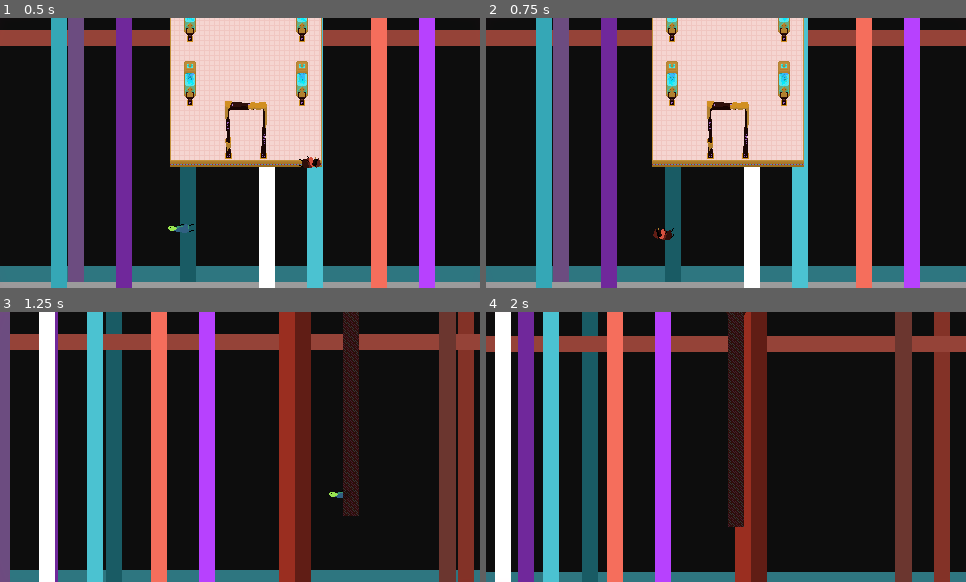
Above: before the commit, frames 1-4 (two rows, left to right).
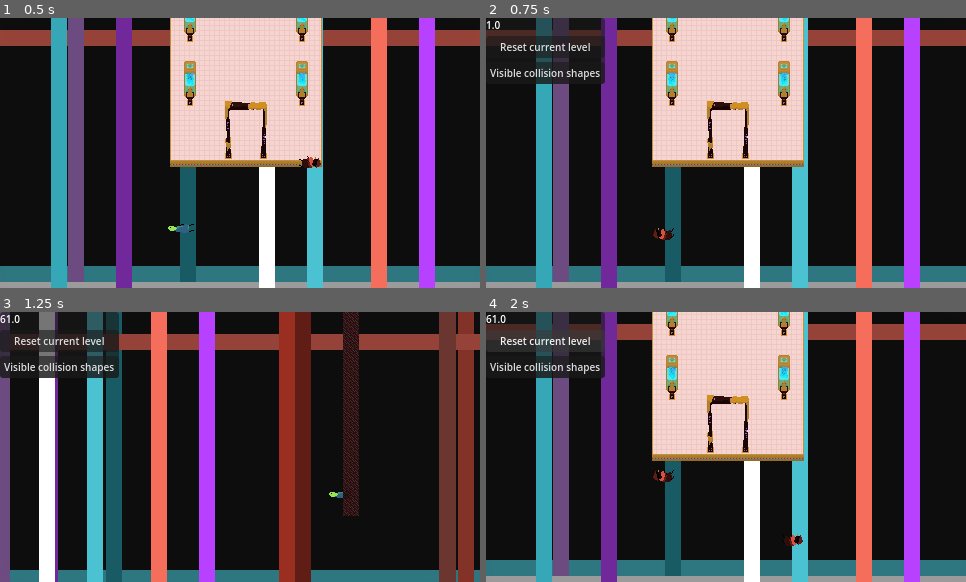
Above: after the commit, the same moments.

Repository: ehj37/Lizard-Mini
Game: Godot game, scene res://scenes/levels/level1.tscn
The game is run twice, just before and just after one commit, with the same random seed, the same clock (stepped at 60 frames per second) and the same inputs. Sound files missing from this copy of the repository are replaced by a short silence.
Inputs (mouse positions are in pixels of both pictures, inside the frame that each line leads up to):
- Up to frame 1 (0.5 s): no input
- Up to frame 2 (0.75 s): move the mouse to (831, 139) at 0.52 s; hold Right (move_right) from 0.53 s (still down); tap B (break, bound only before the commit) at 0.6 s
- Up to frame 3 (1.25 s): keep holding Right (move_right)
- Up to frame 4 (2 s): release Right (move_right) at 1.25 s; click (543, 341) at 1.25 s, where only the run after the commit has a clickable "Reset current level"

Frame 1 is identical in both runs. In frame 2, 3.3% of the frame differs, in the area x 0-25%, y 0-25%; in frame 3, 3.9%; in frame 4, 65%, in the area x 0-100%, y 0-100%.

Commit message:
Add simple debug menu

Diff:
--- a/autoload/debug_stuff.gd
+++ /dev/null
@@ -1,12 +0,0 @@
-extends Node
-
-
-func _ready() -> void:
-	process_mode = Node.PROCESS_MODE_ALWAYS
-
-
-func _process(_delta: float) -> void:
-	if Input.is_action_just_pressed("break"):
-		# GDFormat is terribly unhappy with this.
-		# breakpoint
-		pass
--- a/project.godot
+++ b/project.godot
@@ -29,8 +29,8 @@
 ScreenFader="*res://autoload/screen_fader/screen_fader.tscn"
 LevelManager="*res://autoload/level_manager.gd"
 PauseMenu="*res://ui/pause_menu/pause_menu.tscn"
-DebugStuff="*res://autoload/debug_stuff.gd"
 Overlays="*res://ui/overlays/overlays.tscn"
+DebugMenu="*uid://cifgxsdrxtsg1"
 
 [debug]
 
@@ -103,7 +103,7 @@
 "events": [Object(InputEventKey,"resource_local_to_scene":false,"resource_name":"","device":-1,"window_id":0,"alt_press …(195 unchanged characters)…
 ]
 }
-break={
+debug={
 "deadzone": 0.2,
 "events": [Object(InputEventKey,"resource_local_to_scene":false,"resource_name":"","device":-1,"window_id":0,"alt_press …(191 unchanged characters)…
 ]
--- /dev/null
+++ b/ui/debug_menu/debug_menu.gd
@@ -0,0 +1,40 @@
+extends CanvasLayer
+
+@onready var fps_label: Label = $PanelContainer/VBoxContainer/FpsLabel
+@onready var reset_button: Button = $PanelContainer/VBoxContainer/ResetButton
+@onready var collision_shape_visibility_button: Button
+
+
+func _process(_delta: float) -> void:
+	fps_label.text = str(Engine.get_frames_per_second())
+
+	if Input.is_action_just_pressed("debug"):
+		visible = !visible
+		reset_button.disabled = !visible
+		collision_shape_visibility_button.disabled = !visible
+
+
+func _ready() -> void:
+	# Only reason I'm doing this here is that I'm fighting with GDFormat and
+	# max line lengths.
+	collision_shape_visibility_button = $PanelContainer/VBoxContainer/CollisionShapeVisibilityButton
+
+
+func _on_reset_button_pressed() -> void:
+	get_tree().reload_current_scene()
+
+
+# https://github.com/godotengine/godot-proposals/issues/11790#issuecomment-2663234347
+func _on_collision_shape_visibility_button_pressed() -> void:
+	var tree: SceneTree = get_tree()
+	tree.debug_collisions_hint = not tree.debug_collisions_hint
+
+	# Traverse tree to call queue_redraw on instances of
+	# CollisionShape2D and CollisionPolygon2D.
+	var node_stack: Array[Node] = [tree.get_root()]
+	while not node_stack.is_empty():
+		var node: Node = node_stack.pop_back()
+		if is_instance_valid(node):
+			if node is CollisionShape2D or node is CollisionPolygon2D:
+				(node as Node2D).queue_redraw()
+			node_stack.append_array(node.get_children())
--- /dev/null
+++ b/ui/debug_menu/debug_menu.tscn
@@ -0,0 +1,38 @@
+[gd_scene format=3 uid="uid://cifgxsdrxtsg1"]
+
+[ext_resource type="Script" uid="uid://boh0e3pjg6bit" path="res://ui/debug_menu/debug_menu.gd" id="1_2lwgs"]
+
+[sub_resource type="Theme" id="Theme_2lwgs"]
+default_font_size = 10
+
+[node name="DebugMenu" type="CanvasLayer" unique_id=1427943433]
+process_mode = 3
+visible = false
+script = ExtResource("1_2lwgs")
+
+[node name="PanelContainer" type="PanelContainer" parent="." unique_id=1710449074]
+offset_right = 40.0
+offset_bottom = 40.0
+theme = SubResource("Theme_2lwgs")
+
+[node name="VBoxContainer" type="VBoxContainer" parent="PanelContainer" unique_id=603886765]
+layout_mode = 2
+
+[node name="FpsLabel" type="Label" parent="PanelContainer/VBoxContainer" unique_id=1260556110]
+layout_mode = 2
+text = "FPS:"
+
+[node name="ResetButton" type="Button" parent="PanelContainer/VBoxContainer" unique_id=510808449]
+layout_mode = 2
+focus_mode = 0
+disabled = true
+text = "Reset current level"
+
+[node name="CollisionShapeVisibilityButton" type="Button" parent="PanelContainer/VBoxContainer" unique_id=899927300]
+layout_mode = 2
+focus_mode = 0
+disabled = true
+text = "Visible collision shapes"
+
+[connection signal="pressed" from="PanelContainer/VBoxContainer/ResetButton" to="." method="_on_reset_button_pressed"]
+[connection signal="pressed" from="PanelContainer/VBoxContainer/CollisionShapeVisibilityButton" to="." method="_on_collision_shape_visibility_button_pressed"]
Not shown, removed: autoload/debug_stuff.gd.uid
Not shown, added: ui/debug_menu/debug_menu.gd.uid
